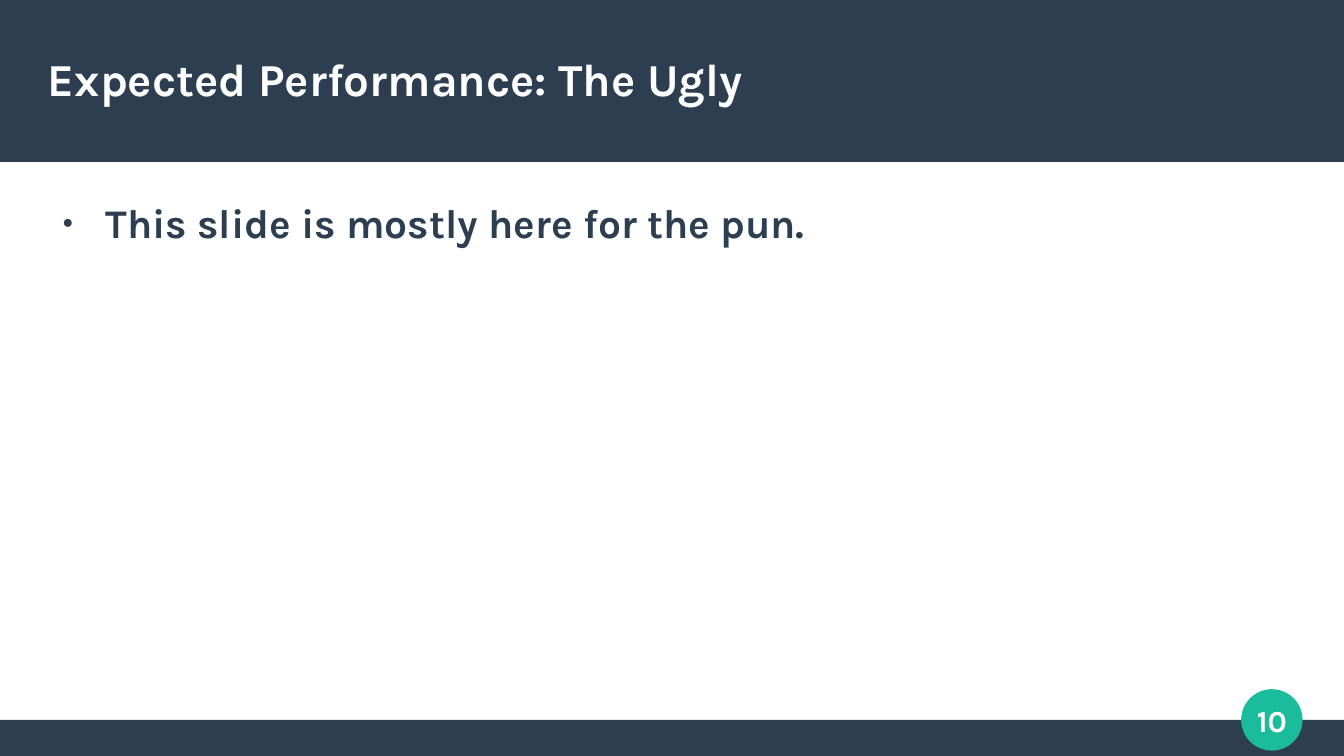
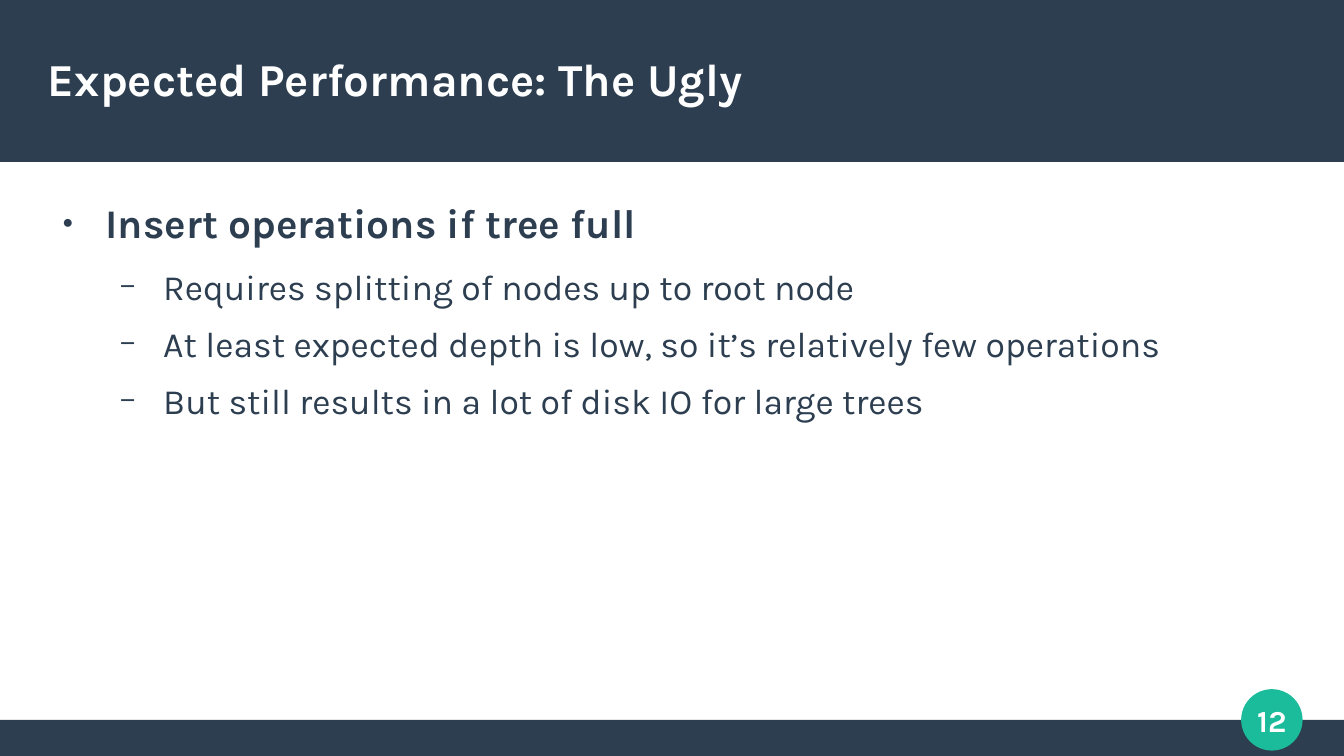
Before and after one commit to tobiasfamos/KVStore, a slide deck: slide 12 of presentation/presentation.odp (slide 10 before the commit). Drawn at 1344x756 pixels with LibreOffice and Linux fonts; fonts in the diff are those of the drawing. Boxes give left, top, right and bottom in pixels: in the first picture for what was removed or moved away, otherwise in the second. Text is boxed around its words. In the diff, an @@ line names an element or a change of style, - is before the commit and + after.

```diff
--- a/presentation/presentation.odp
+++ b/presentation/presentation.odp
@@ text at (106, 209, 1160, 423): text changed; size 24 to 21 pt; bold off @@
-● This slide is mostly here for the pun.
+● Insert operations if tree full
+  − Requires splitting of nodes up to root node
+  − At least expected depth is low, so it’s relatively few operations
+  − But still results in a lot of disk IO for large trees
@@ page number at (1257, 712, 1286, 732): text changed @@
-10
+12
```
Also in this commit, not shown: 4 other slides changed, 5 slides added, 2 slides removed, 3 other files.
